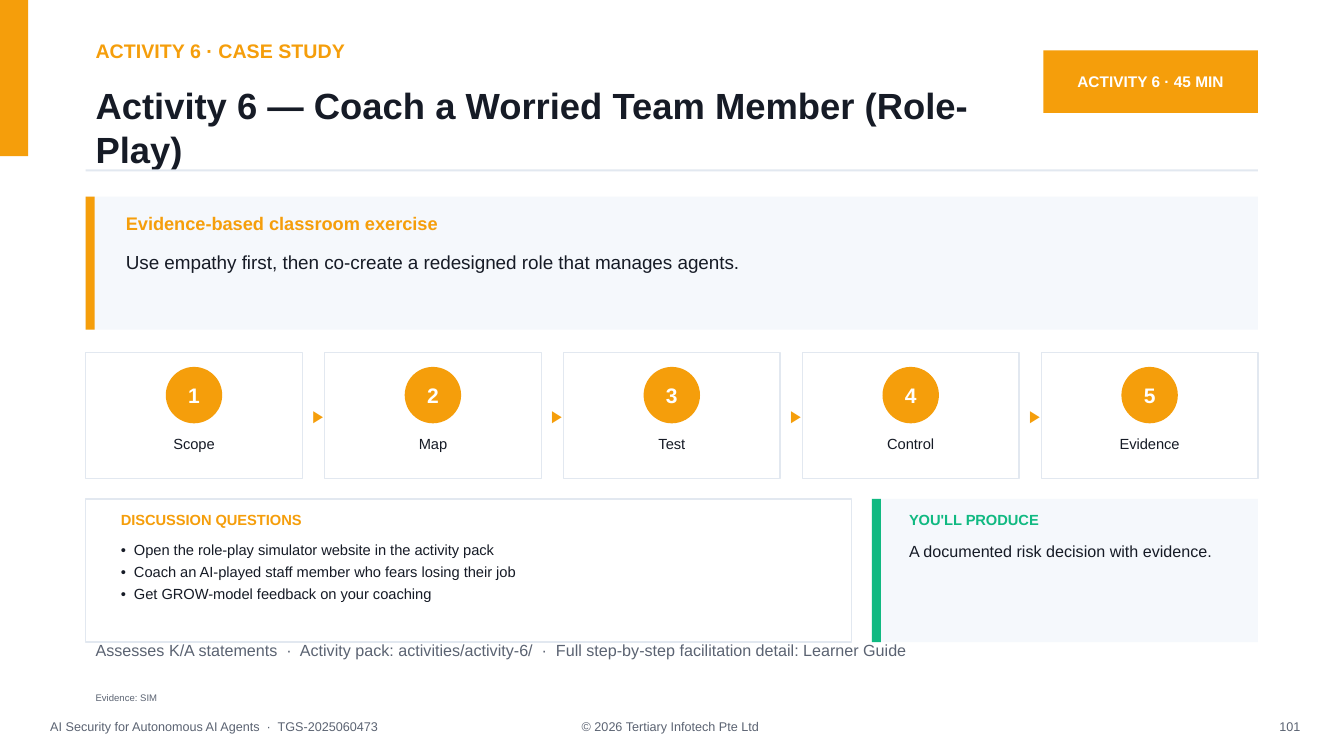
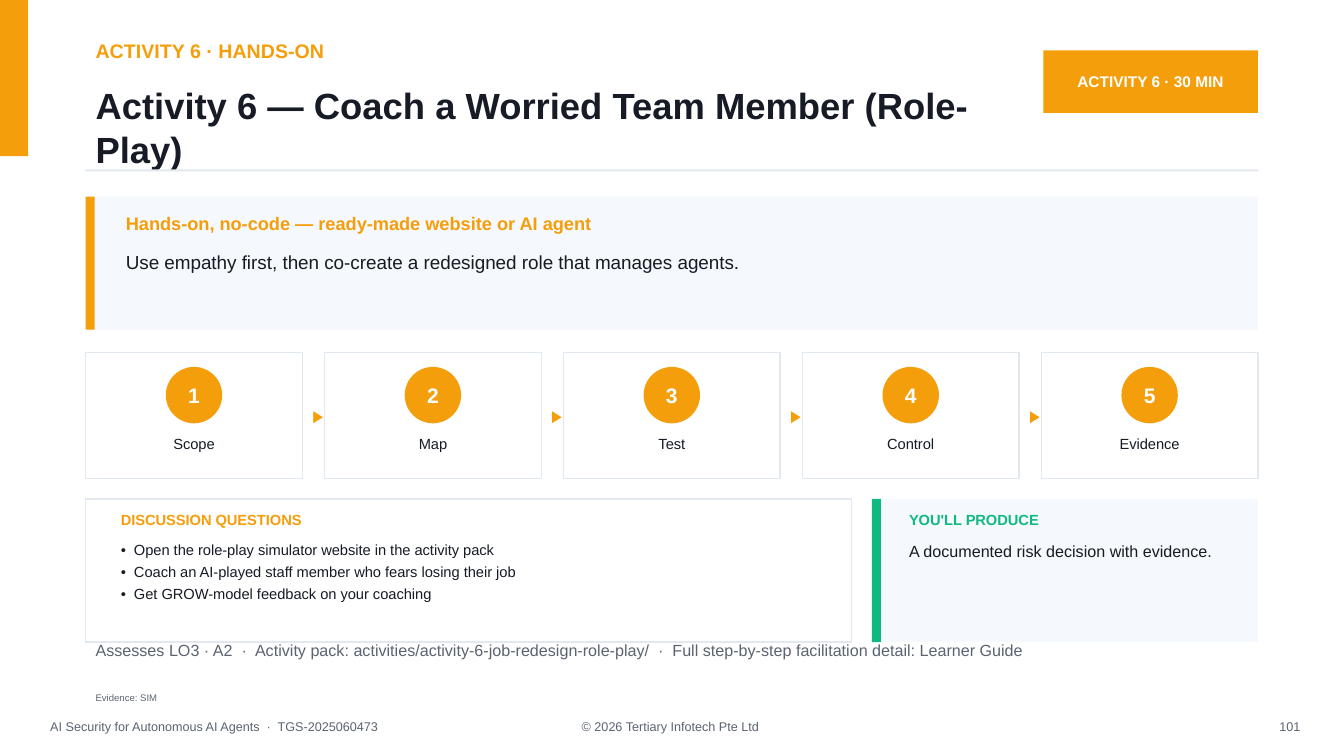
Before and after one commit to tertiarycourses/TGS-2025060473-AI-Security-for-Autonomous-AI-Agents, a slide deck: slide 101 of courseweare/WSQ - Master Trainer Slides - TGS-2025060473 - AI Security for Autonomous AI Agents-v40.pptx. Drawn at 1344x756 pixels with LibreOffice and Linux fonts; fonts in the diff are those of the drawing. Boxes give left, top, right and bottom in pixels: in the first picture for what was removed or moved away, otherwise in the second. Text is boxed around its words. In the diff, an @@ line names an element or a change of style, - is before the commit and + after.

```diff
--- a/courseweare/WSQ - Master Trainer Slides - TGS-2025060473 - AI Security for Autonomous AI Agents-v40.pptx
+++ b/courseweare/WSQ - Master Trainer Slides - TGS-2025060473 - AI Security for Autonomous AI Agents-v40.pptx
@@ text at <box>96,44,324,59</box>: text changed @@
-ACTIVITY 6 · CASE STUDY
+ACTIVITY 6 · HANDS-ON
@@ text at <box>1077,76,1223,87</box>: text changed @@
-ACTIVITY 6 · 45 MIN
+ACTIVITY 6 · 30 MIN
@@ text at <box>126,216,591,234</box>: text changed @@
-Evidence-based classroom exercise
+Hands-on, no-code — ready-made website or AI agent
@@ text at <box>96,644,1023,659</box>: text changed @@
-Assesses K/A statements · Activity pack: activities/activity-6/ · Full step-by-step facilitation detail: Learner Guide
+Assesses LO3 · A2 · Activity pack: activities/activity-6-job-redesign-role-play/ · Full step-by-step facilitation detail: Learner Guide
```
Also in this commit, not shown: 8 other slides changed, 1 slide added, 1 slide removed, 7 other files.
